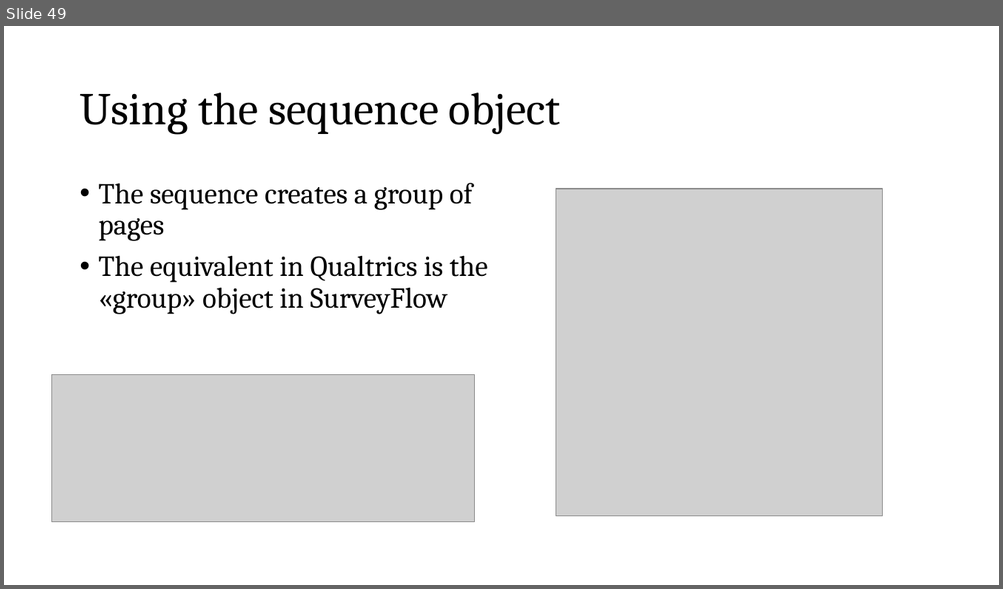
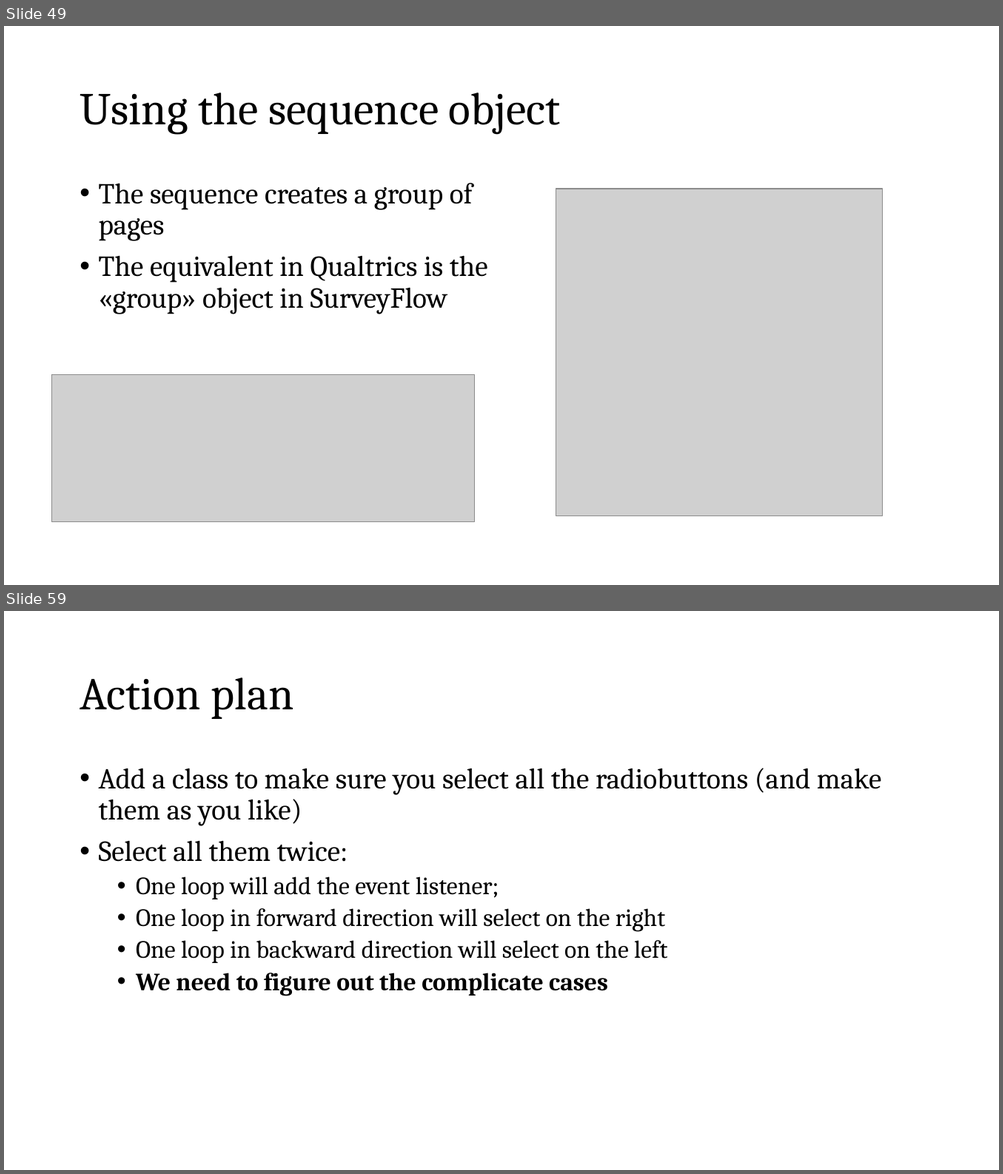
Before and after one commit to fbogliacino/labjsCourse, a slide deck: slides/Slides Labjs.pptx. Shown one above the other, each under a label of ours: slide 49 before the commit, slides 49 and 59 after it; the slides between them are not shown. The pictures are 1003x589 and 1003x1174 pixels, drawn with LibreOffice and Linux fonts; fonts in the diff are those of the drawing; grey boxes stand for pictures. Boxes give left, top, right and bottom in pixels: in the first picture for what was removed or moved away, otherwise in the second. Text is boxed around its words. In the diff, an @@ line names an element or a change of style, - is before the commit and + after.

```diff
--- a/slides/Slides Labjs.pptx
+++ b/slides/Slides Labjs.pptx
@@ slide 59 added at [4, 611, 999, 1170], background #FFFFFF @@
@@ title added at [79, 678, 293, 719], 44 pt, text #000000 @@
+Action plan
@@ text added at [99, 768, 881, 997], 24 pt, text #000000 @@
+• Add a class to make sure you select all the radiobuttons (and make them as you like)
+• Select all them twice:
+  • One loop will add the event listener;
+  • One loop in forward direction will select on the right
+  • One loop in backward direction will select on the left
+  • We need to figure out the complicate cases
```
Also in this commit, not shown: 1 slide changed, 15 other slides added, 1 slide removed, 1 other file.
